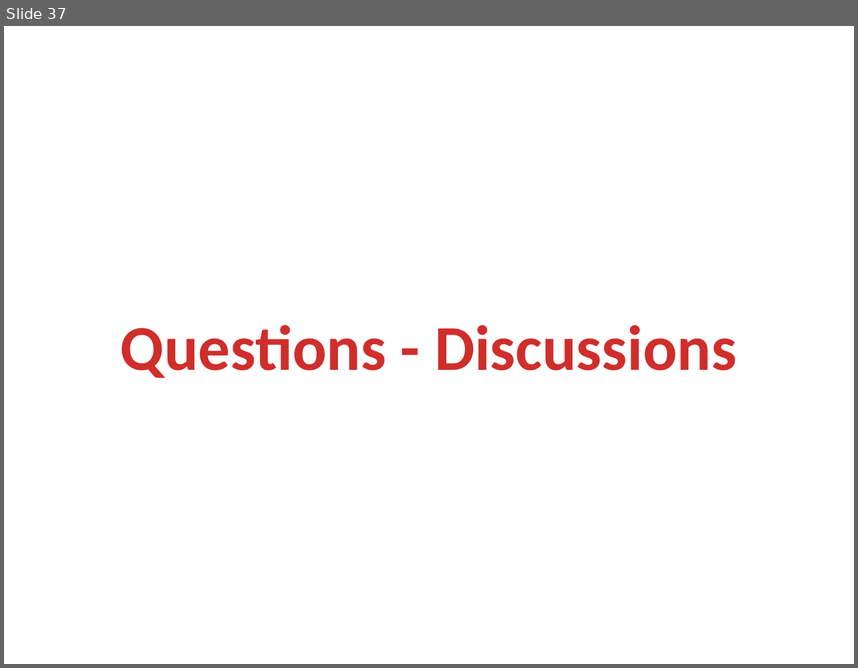
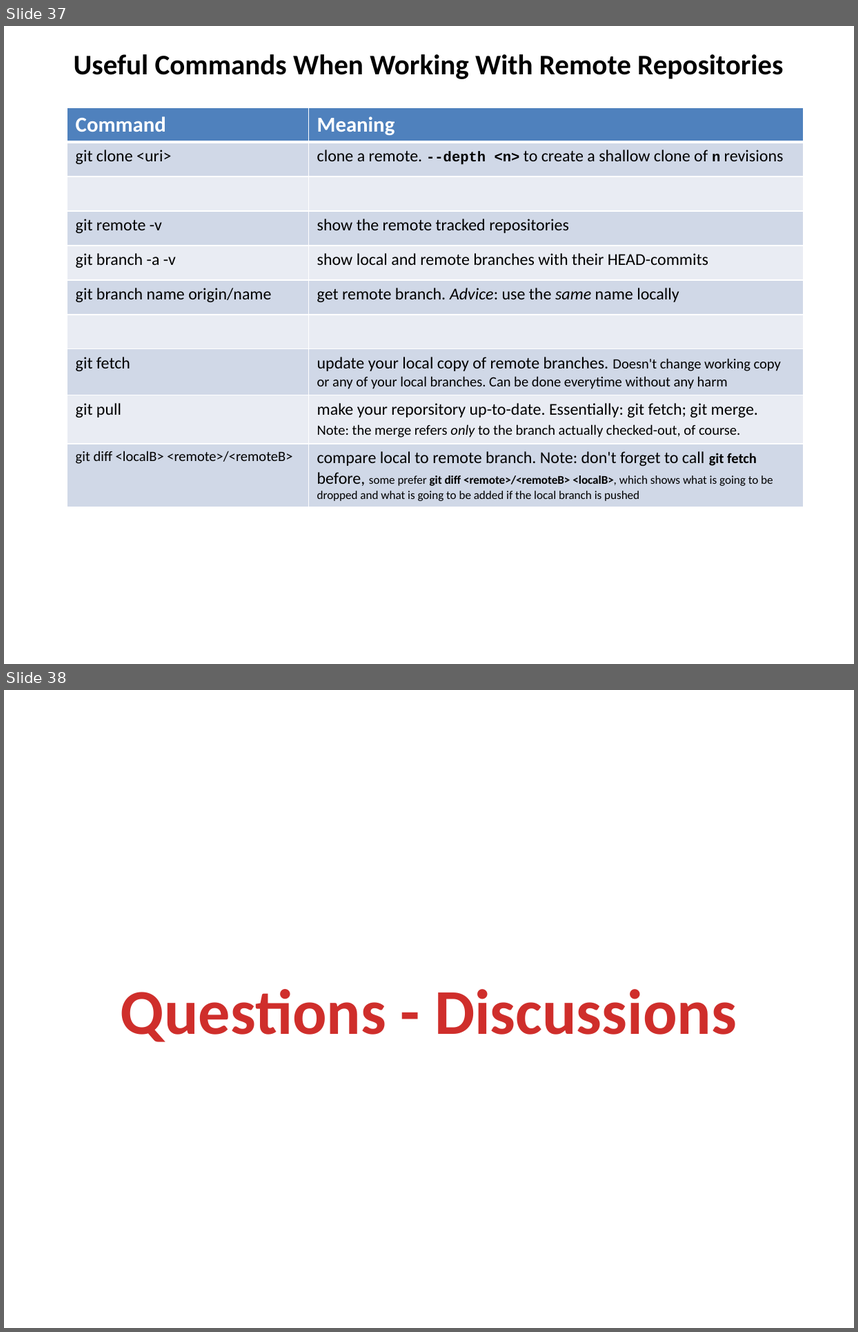
Before and after one commit to hanbei/git_tutorial, a slide deck: architektur.pptx. Shown one above the other, each under a label of ours: slide 37 before the commit, slides 37 and 38 after it. The pictures are 858x668 and 858x1332 pixels, drawn with LibreOffice and Linux fonts; fonts in the diff are those of the drawing. Boxes give left, top, right and bottom in pixels: in the first picture for what was removed or moved away, otherwise in the second. Text is boxed around its words. In the diff, an @@ line names an element or a change of style, - is before the commit and + after.

```diff
--- a/architektur.pptx
+++ b/architektur.pptx
@@ slide 37 added at <box>4,26,854,664</box>, background #FFFFFF @@
@@ title added at <box>74,54,783,79</box>, 24 pt, text #000000, bold @@
+Useful Commands When Working With Remote Repositories
@@ table added at <box>67,107,803,505</box>, 10 rows, 2 columns @@
+Command | Meaning
+git clone <uri> | clone a remote. --depth <n> to create a shallow clone of n revisions
+ | 
+git remote -v | show the remote tracked repositories
+git branch -a -v | show local and remote branches with their HEAD-commits
+git branch name origin/name | get remote branch. Advice: use the same name locally
+ | 
+git fetch | update your local copy of remote branches. Doesn't change working copy or any of your local branches. Can be done everytime without any harm
+git pull | make your reporsitory up-to-date. Essentially: git fetch; git merge. Note: the merge refers only to the branch actually checked-out, of course.
+git diff <localB> <remote>/<remoteB> | compare local to remote branch. Note: don't forget to call git fetch before, some prefer git diff <remote>/<remoteB> <localB>, which shows what is going to be dropped and what is going to be added if the local branch is pushed
@@ what was slide 37 is now slide 38 @@
```
Also in this commit, not shown: 9 slides changed, 1 slide removed, 1 other file.
